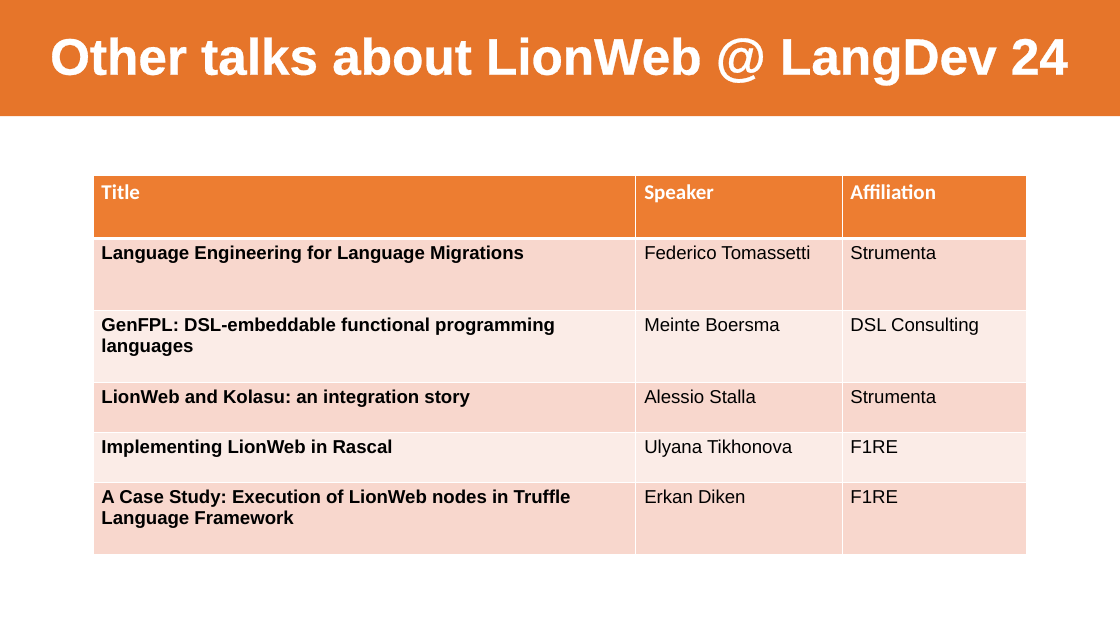
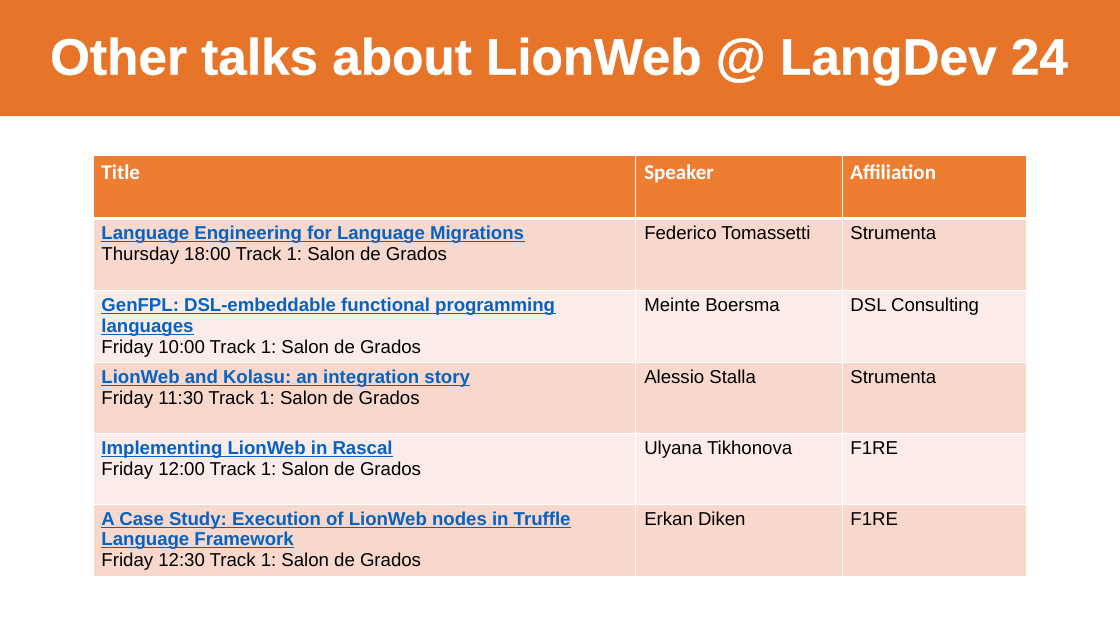
Before and after one commit to LionWeb-io/specification, a slide deck: slide 10 of resources/LangDev 2024 Talk.pptx. Drawn at 1120x630 pixels with LibreOffice and Linux fonts; fonts in the diff are those of the drawing; background and template pictures are left out. Boxes give left, top, right and bottom in pixels: in the first picture for what was removed or moved away, otherwise in the second. Text is boxed around its words. In the diff, an @@ line names an element or a change of style, - is before the commit and + after.

```diff
--- a/resources/LangDev 2024 Talk.pptx
+++ b/resources/LangDev 2024 Talk.pptx
@@ table at <box>93,155,1027,590</box> @@
-row 2, column 1: Language Engineering for Language Migrations
+row 2, column 1: Language Engineering for Language Migrations / Thursday 18:00 Track 1: Salon de Grados
-row 3, column 1: GenFPL: DSL-embeddable functional programming languages
+row 3, column 1: GenFPL: DSL-embeddable functional programming languages / Friday 10:00 Track 1: Salon de Grados
-row 4, column 1: LionWeb and Kolasu: an integration story
+row 4, column 1: LionWeb and Kolasu: an integration story / Friday 11:30 Track 1: Salon de Grados
-row 5, column 1: Implementing LionWeb in Rascal
+row 5, column 1: Implementing LionWeb in Rascal / Friday 12:00 Track 1: Salon de Grados
-row 6, column 1: A Case Study: Execution of LionWeb nodes in Truffle Language Framework
+row 6, column 1: A Case Study: Execution of LionWeb nodes in Truffle Language Framework / Friday 12:30 Track 1: Salon de Grados
@@ table: place and size @@
-table at <box>93,176,1027,561</box>
+table at <box>93,155,1027,590</box>
```
Also in this commit, not shown: 16 other slides changed, 1 slide added, 1 slide removed.
